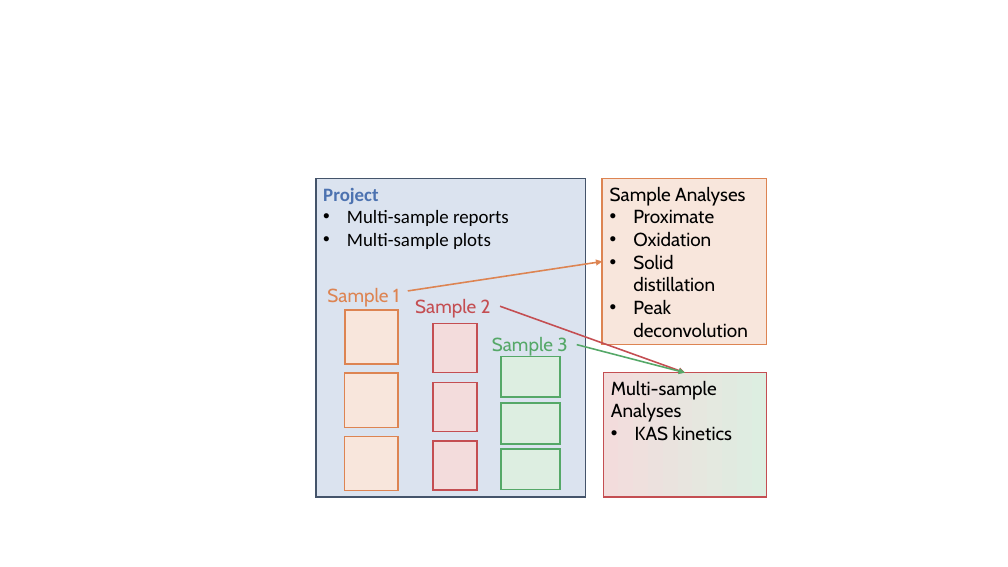
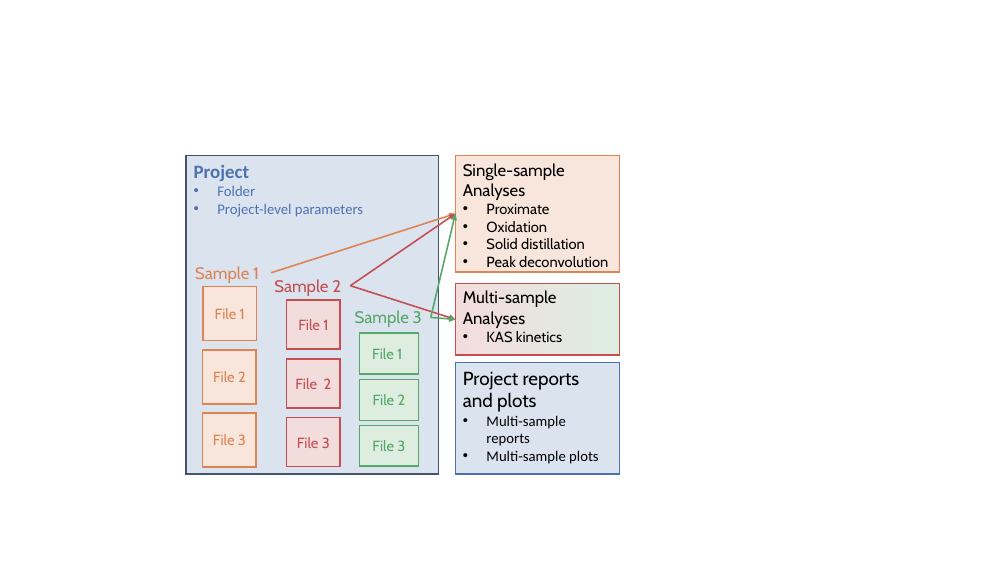
Before and after one commit to mpecchi/tga_data_analysis, a slide deck: slide 1 of docs/source/_static/framework.pptx. Drawn at 1008x567 pixels with LibreOffice and Linux fonts; fonts in the diff are those of the drawing. Boxes give left, top, right and bottom in pixels: in the first picture for what was removed or moved away, otherwise in the second. Text is boxed around its words. In the diff, an @@ line names an element or a change of style, - is before the commit and + after.

```diff
--- a/docs/source/_static/framework.pptx
+++ b/docs/source/_static/framework.pptx
@@ rectangle added at [186,156,439,474], fill #DBE3EF, outline #44546A 1.5 pt, 14 pt, text #4C72B0 @@
+Project
+• Folder
+• Project-level parameters
@@ rectangle "Single-sample Analyses": place and size @@
-rectangle "Single-sample Analyses" at [603,178,767,345]
+rectangle "Single-sample Analyses" at [455,156,619,271]
@@ text in rectangle at [463,163,565,200]: text changed; size 18 to 16 pt @@
-Sample Analyses
+Single-sample Analyses
@@ text in rectangle at [486,203,608,267]: size 18 to 14 pt in "Proximate", "Oxidation", "Solid distillation", "Peak deconvolution" @@
@@ arrow moved from (408, 291) - (603, 262) to (271, 273) - (455, 214) @@
@@ arrow added from (350, 286) to (455, 214), #C44E52 1.5 pt @@
@@ arrow added from (431, 318) to (455, 214), #55A868 1.5 pt @@
@@ text "Sample 1": place and size @@
-text "Sample 1" at [327,288,400,307]
+text "Sample 1" at [195,266,259,283]
@@ text "Sample 2": place and size @@
-text "Sample 2" at [415,299,491,318]
+text "Sample 2" at [274,279,341,296]
@@ arrow moved from (500, 306) - (685, 373) to (350, 286) - (455, 319) @@
@@ rectangle "Multi-sample Analyses": place and size @@
-rectangle "Multi-sample Analyses" at [603,373,766,497]
+rectangle "Multi-sample Analyses" at [455,284,619,355]
@@ rectangle "Multi-sample Analyses" at [455,284,619,355]: size 18 to 16 pt in "Multi-sample Analyses"; size 18 to 14 pt in "KAS kinetics" @@
@@ text in rectangle at [215,308,245,319]: text added @@
+File 1
@@ rectangle "File 1": place and size @@
-rectangle "File 1" at [433,324,478,373]
+rectangle "File 1" at [287,300,340,349]
@@ text in rectangle at [298,319,328,330]: text added @@
+File 1
@@ size 18 to 16 pt in 3 elements at [195,266,259,283], [274,279,341,296], [355,310,422,327] @@
@@ text "Sample 3": place and size @@
-text "Sample 3" at [492,337,567,357]
+text "Sample 3" at [355,310,422,327]
@@ arrow moved from (577, 345) - (685, 373) to (431, 318) - (455, 319) @@
@@ rectangle "File 2": place and size @@
-rectangle "File 2" at [433,383,478,432]
+rectangle "File 2" at [287,359,340,408]
@@ text in rectangle at [372,348,402,359]: text added @@
+File 1
@@ text in rectangle at [213,371,246,382]: text added @@
+File 2
@@ text in rectangle at [295,378,332,389]: text added @@
+File 2
@@ rectangle "Project reports and plots": place and size @@
-rectangle "Project reports and plots" at [316,178,586,497]
+rectangle "Project reports and plots" at [455,362,619,474]
@@ rectangle "Project reports and plots" at [455,362,619,474]: outline #44546A 1.5 pt to #4C72B0 1.5 pt @@
@@ text in rectangle at [463,371,580,412]: text changed; font Calibri to Cabin; text colour #4C72B0 to #000000; bold off @@
-Project
+Project reports and plots
@@ rectangle "File 3": place and size @@
-rectangle "File 3" at [433,442,478,491]
+rectangle "File 3" at [287,418,340,467]
@@ text in rectangle at [373,394,406,405]: text added @@
+File 2
@@ text in rectangle at [486,415,599,464]: size 18 to 14 pt in "Multi-sample reports", "Multi-sample plots" @@
@@ text in rectangle at [213,434,246,445]: text added @@
+File 3
@@ text in rectangle at [297,437,330,448]: text added @@
+File 3
@@ 6 rectangles: place and size @@
-6 rectangles at [344,310,560,491]
+6 rectangles at [203,287,419,467]
@@ text in rectangle at [372,440,405,451]: text added @@
+File 3
```
Also in this commit, not shown: 3 other files.
